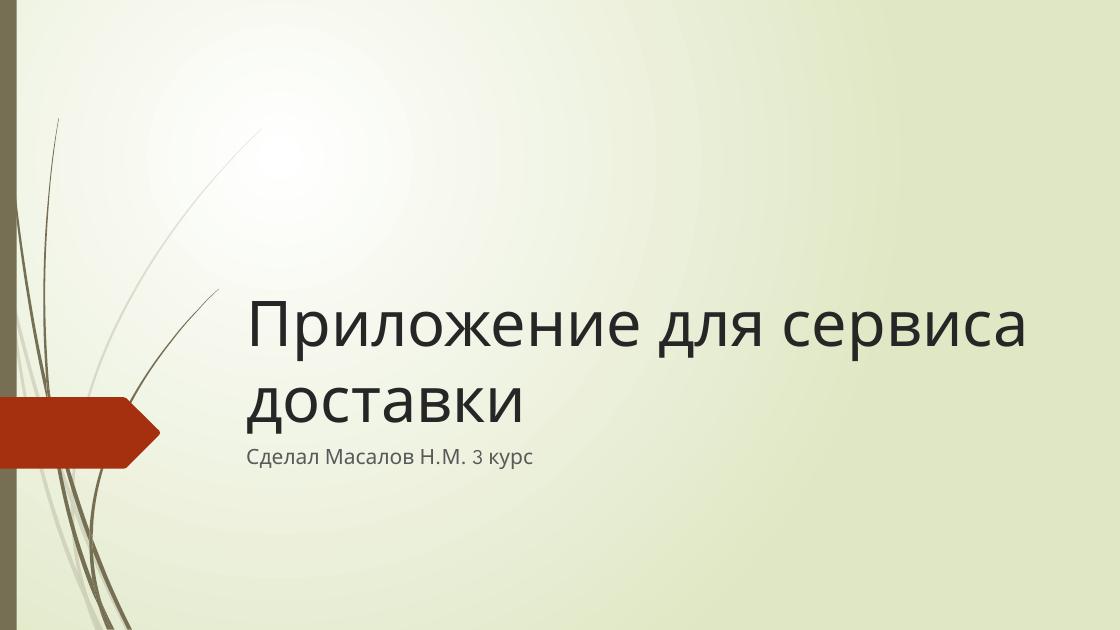
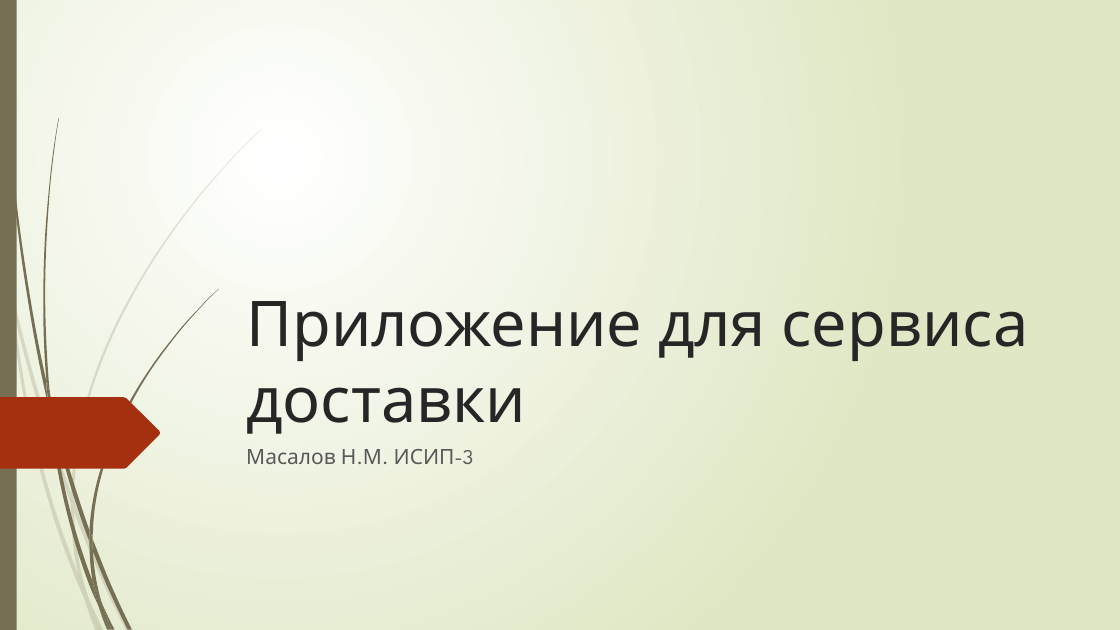
Before and after one commit to NikitaMasalov/MouthProjectt, a slide deck: slide 1 of Презентация Microsoft PowerPoint (2).pptx. Drawn at 1120x630 pixels with LibreOffice and Linux fonts; fonts in the diff are those of the drawing. Boxes give left, top, right and bottom in pixels: in the first picture for what was removed or moved away, otherwise in the second. Text is boxed around its words. In the diff, an @@ line names an element or a change of style, - is before the commit and + after.

```diff
--- a/Презентация Microsoft PowerPoint (2).pptx
+++ b/Презентация Microsoft PowerPoint (2).pptx
@@ subtitle at (x1=246, y1=449, x2=474, y2=464): text changed @@
-Сделал Масалов Н.М. 3 курс
+Масалов Н.М. ИСИП-3
```
Also in this commit, not shown: 1 slide added, 1 slide removed.
